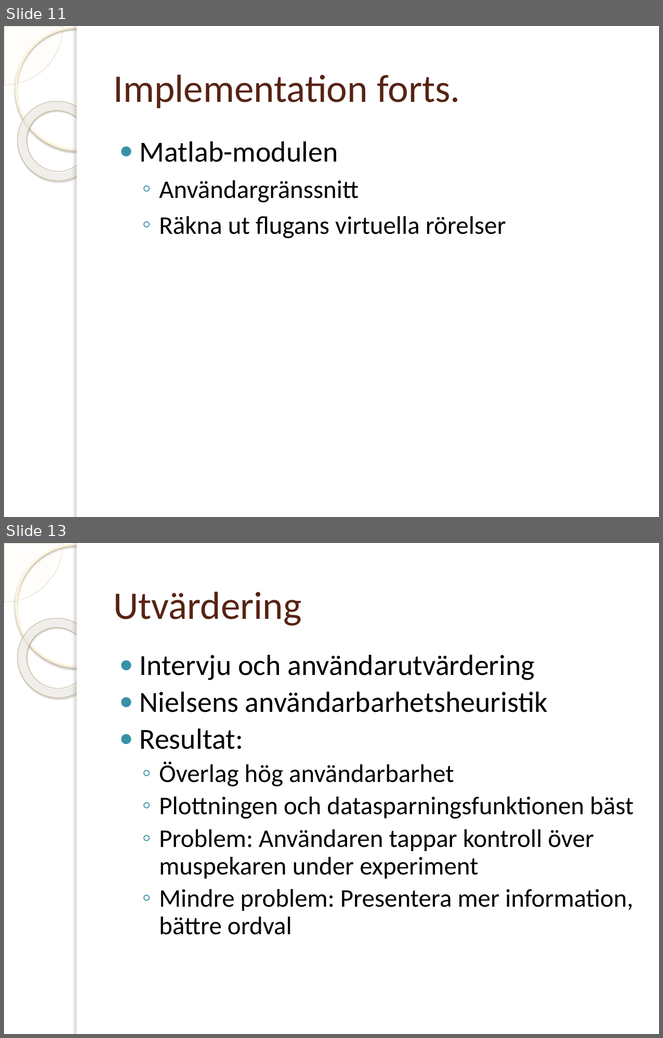
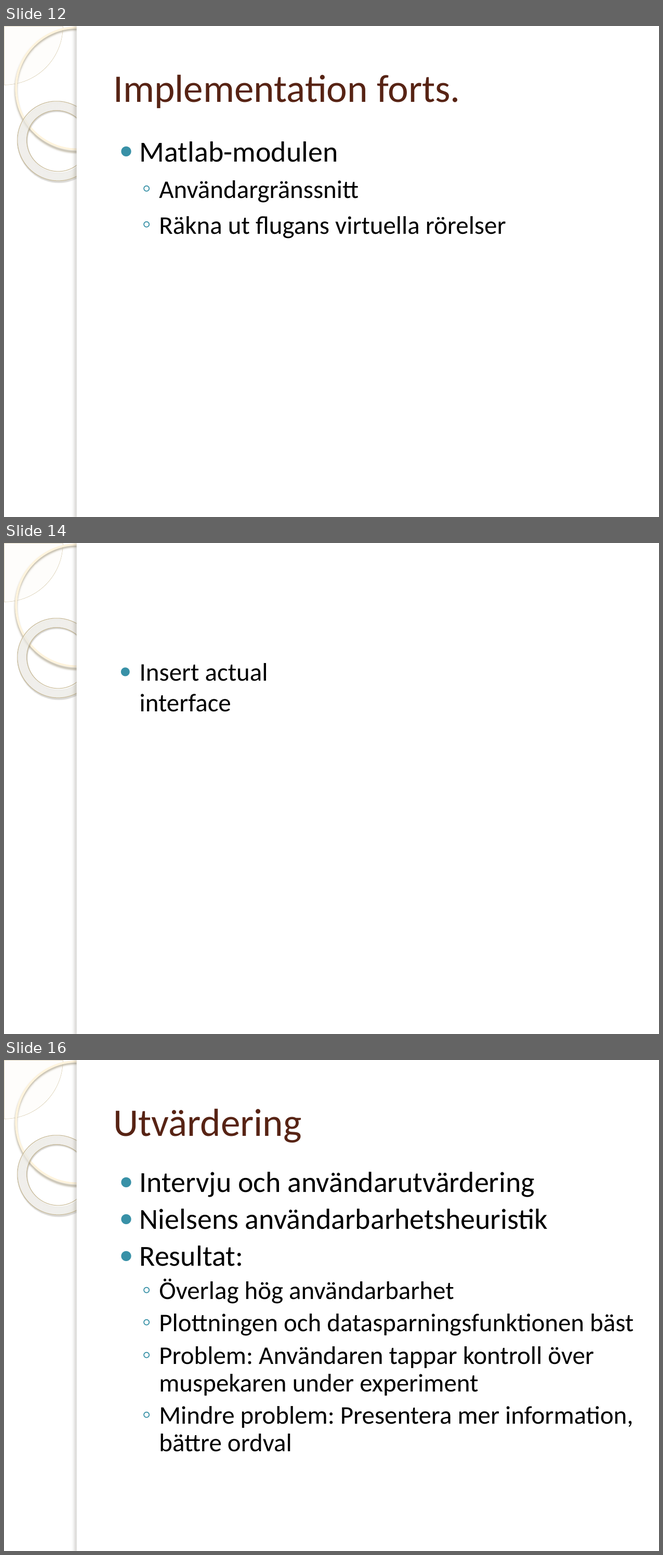
Before and after one commit to jakelamotta/master_thesis, a slide deck: presentations/presentation_swe.pptx. Shown one above the other, each under a label of ours: slides 11 and 13 before the commit, slides 12, 14 and 16 after it; the slides between them are not shown. The pictures are 663x1038 and 663x1555 pixels, drawn with LibreOffice and Linux fonts; fonts in the diff are those of the drawing; background and template pictures are left out. Boxes give left, top, right and bottom in pixels: in the first picture for what was removed or moved away, otherwise in the second. Text is boxed around its words. In the diff, an @@ line names an element or a change of style, - is before the commit and + after.

```diff
--- a/presentations/presentation_swe.pptx
+++ b/presentations/presentation_swe.pptx
@@ slide 14 added at [4, 543, 659, 1034], background picture (left out); not listed: 5 template elements that a slide beside it also shows @@
@@ text added at [140, 663, 268, 712], 28 pt, text #000000 @@
+● Insert actual interface
@@ what was slide 11 is now slide 12 @@
@@ what was slide 13 is now slide 16 @@
```
Also in this commit, not shown: 5 slides changed, 2 other slides added.
